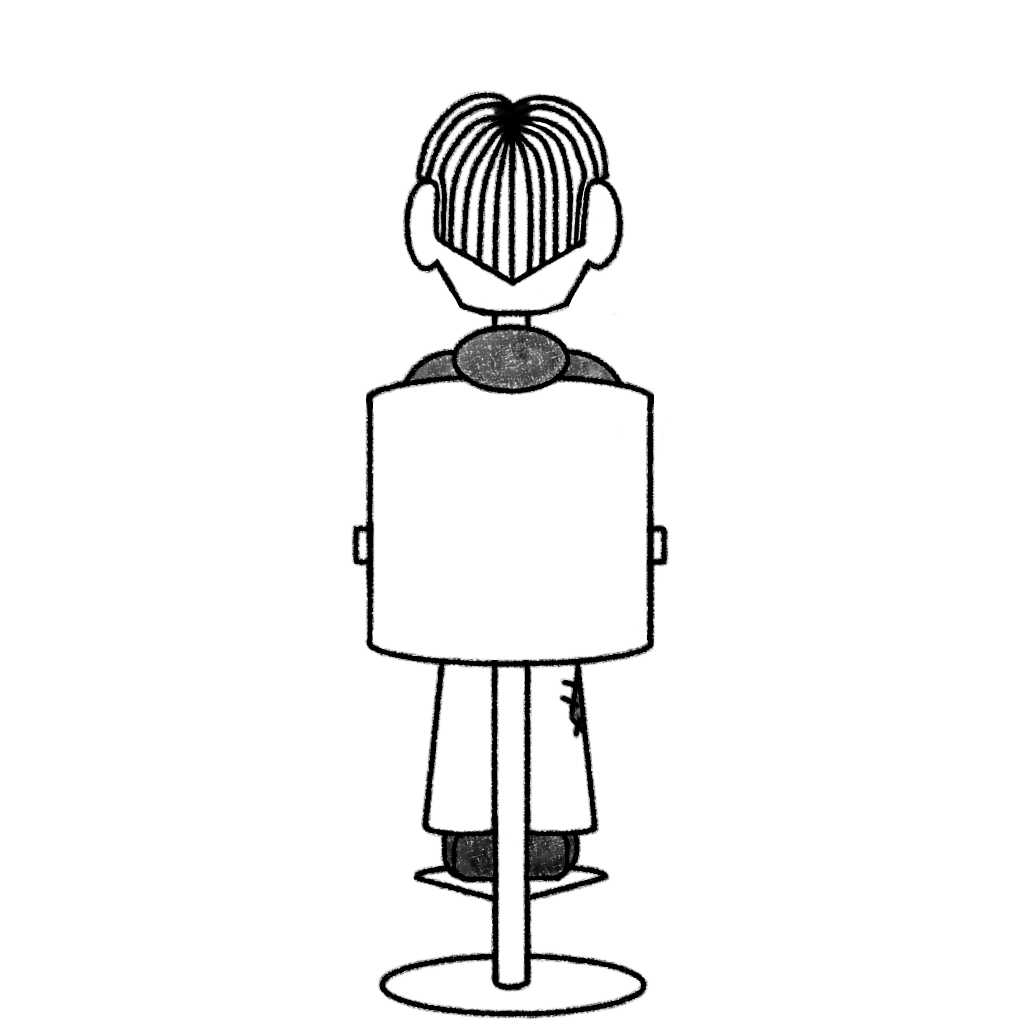
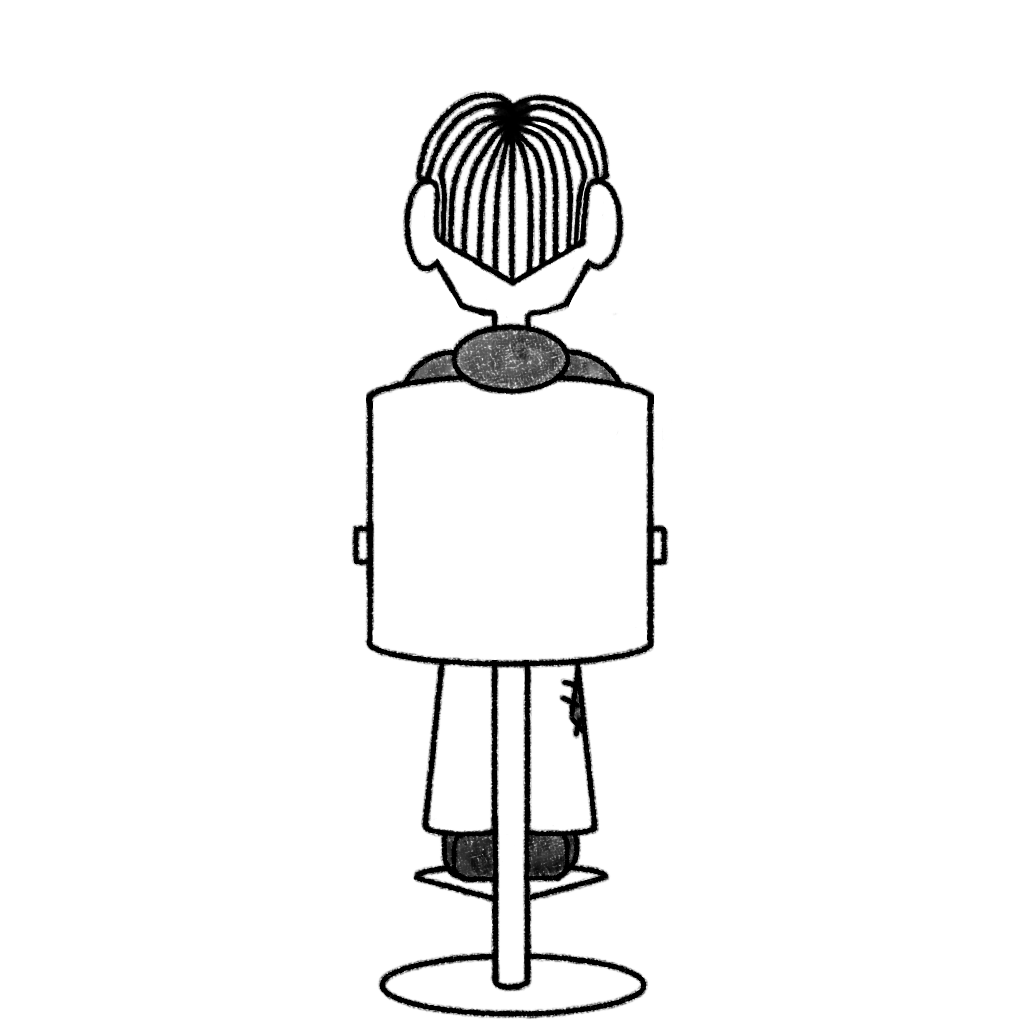
Layered file, before and after one edit (1024×1024). Changes by layer:
painted on "Head Layer" over bbox(495, 290, 541, 320)
painted on "Shoe Layer" over bbox(495, 290, 541, 320)
painted on "Chair" over bbox(495, 290, 541, 320)